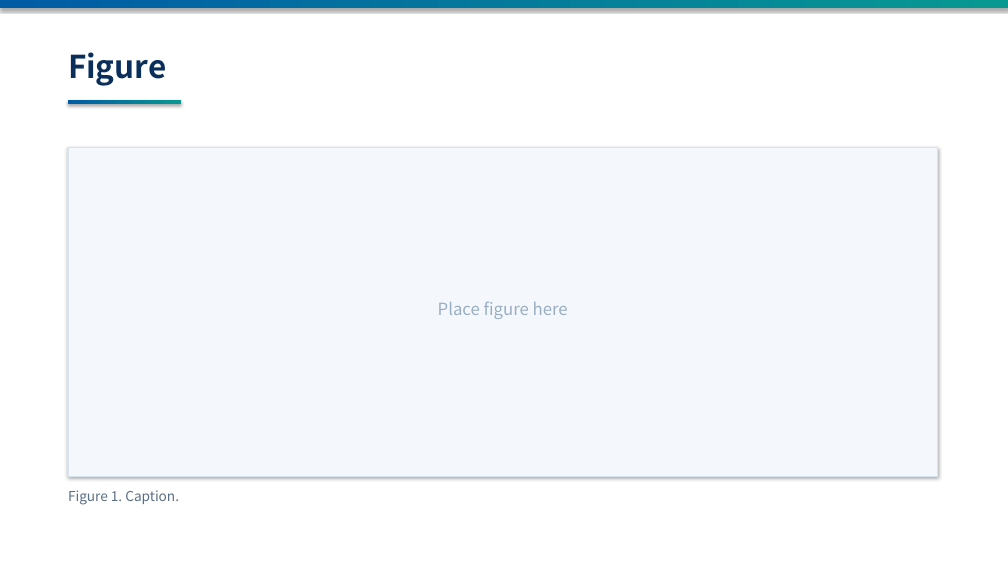
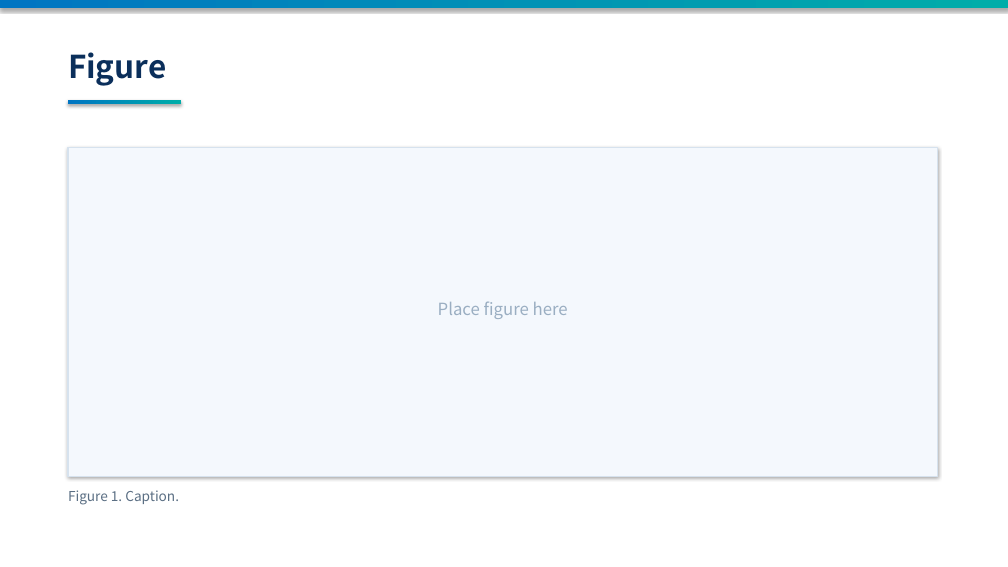
Before and after one commit to enthusiast87/MS3L.io, a slide deck: slide 5 of assets/templates/MS3L_presentation_template.pptx. Drawn at 1008x567 pixels with LibreOffice and Linux fonts; fonts in the diff are those of the drawing. Boxes give left, top, right and bottom in pixels: in the first picture for what was removed or moved away, otherwise in the second. Text is boxed around its words. In the diff, an @@ line names an element or a change of style, - is before the commit and + after.

```diff
--- a/assets/templates/MS3L_presentation_template.pptx
+++ b/assets/templates/MS3L_presentation_template.pptx
@@ rectangle at box(0, 0, 1008, 8): fill gradient #005CA5 to #089892 to gradient #0075C2 to #00ADA9 @@
@@ rectangle at box(68, 100, 181, 104): fill gradient #005CA5 to #089892 to gradient #0075C2 to #00ADA9 @@
```
Also in this commit, not shown: 5 other slides changed, 3 other files.
